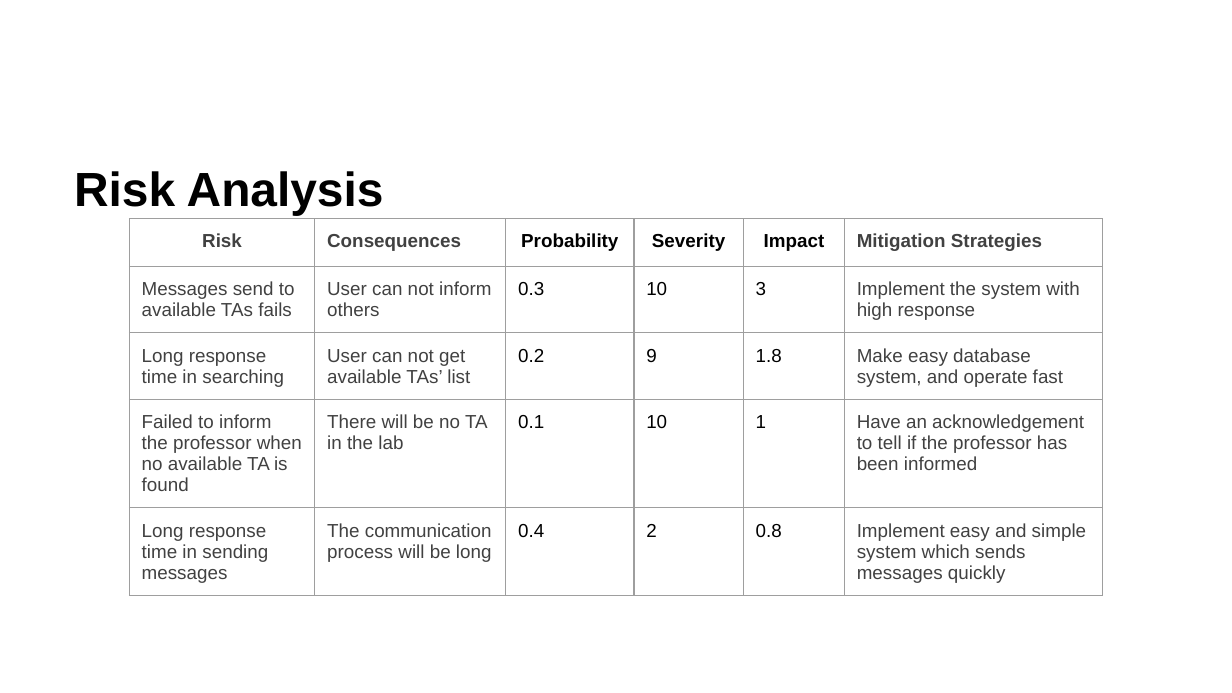
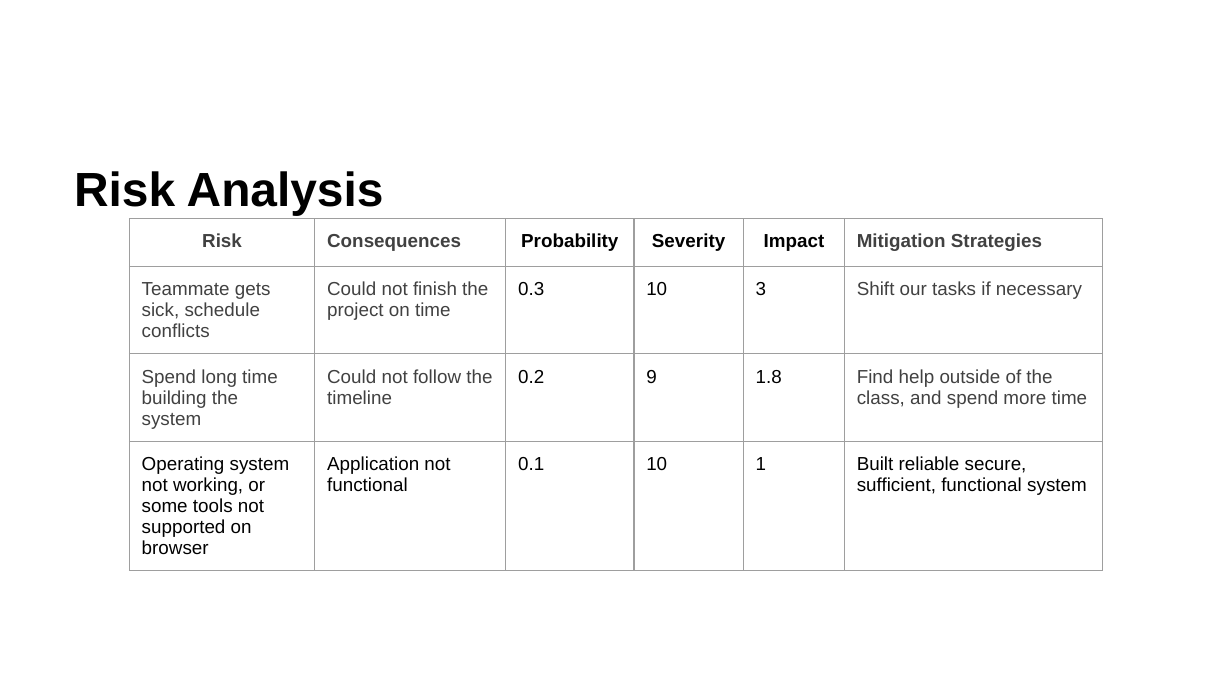
Before and after one commit to louiseruiwenli/availableTA, a slide deck: slide 10 of Design Review.pptx (slide 9 before the commit). Drawn at 1232x693 pixels with LibreOffice and Linux fonts; fonts in the diff are those of the drawing; background and template pictures are left out. Boxes give left, top, right and bottom in pixels: in the first picture for what was removed or moved away, otherwise in the second. Text is boxed around its words. In the diff, an @@ line names an element or a change of style, - is before the commit and + after.

```diff
--- a/Design Review.pptx
+++ b/Design Review.pptx
@@ table at <box>129,219,1103,623</box> @@
-row 2: Messages send to available TAs fails | User can not inform others | 0.3 | 10 | 3 | Implement the system with high response
-row 3: Long response time in searching | User can not get available TAs’ list | 0.2 | 9 | 1.8 | Make easy database system, and operate fast
-row 4: Failed to inform the professor when no available TA is found | There will be no TA in the lab | 0.1 | 10 | 1 | Have an acknowledgement to tell if the professor has been informed
-row 5: Long response time in sending messages | The communication process will be long | 0.4 | 2 | 0.8 | Implement easy and simple system which sends messages quickly
+row 2: Teammate gets sick, schedule conflicts | Could not finish the project on time | 0.3 | 10 | 3 | Shift our tasks if necessary
+row 3: Spend long time building the system | Could not follow the timeline | 0.2 | 9 | 1.8 | Find help outside of the class, and spend more time
+row 4: Operating system not working, or some tools not supported on browser | Application not functional | 0.1 | 10 | 1 | Built reliable secure, sufficient, functional system
```
Also in this commit, not shown: 1 other slide changed, 1 slide added.
